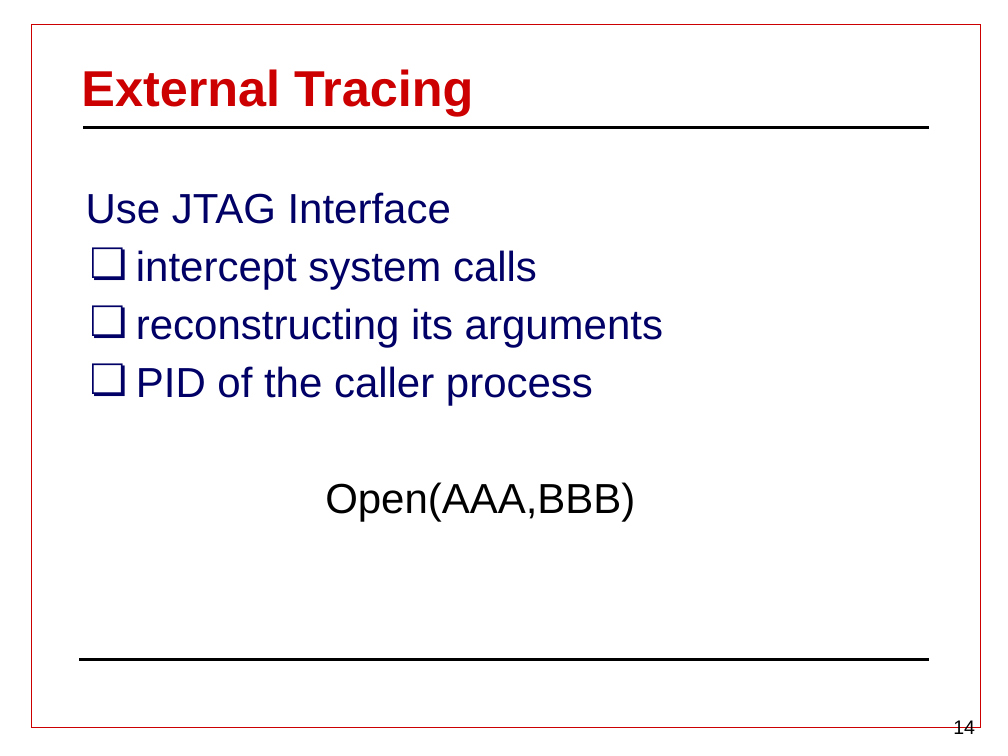
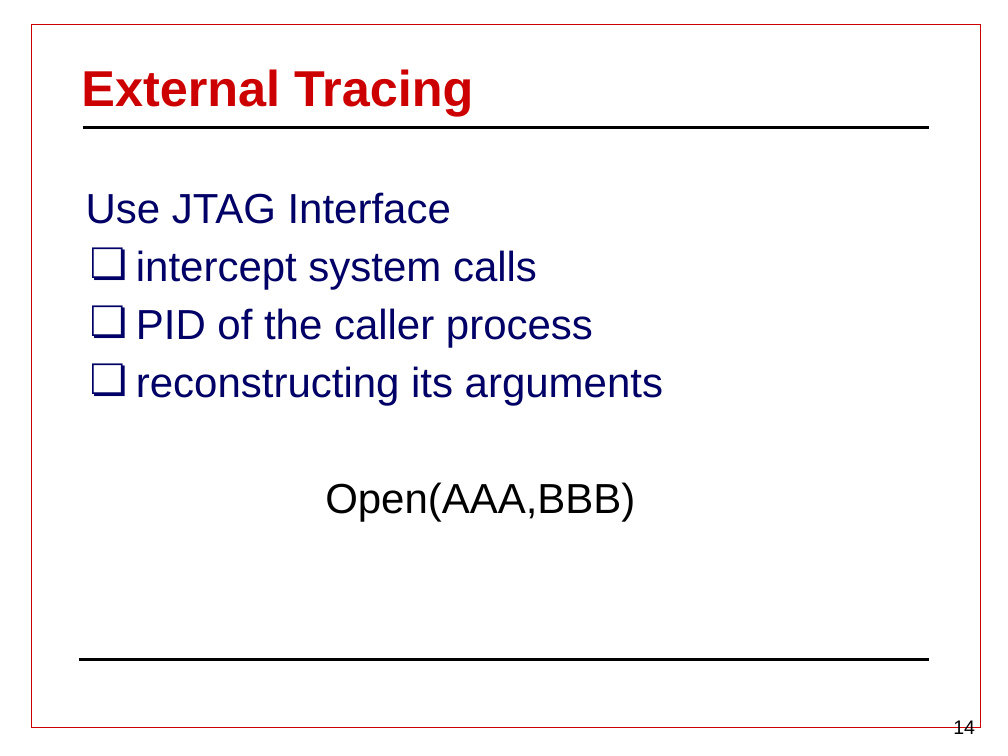
Before and after one commit to nearffxx/infosek2016, a slide deck: slide 14 of PalsitPrev3.pptx. Drawn at 1008x756 pixels with LibreOffice and Linux fonts; fonts in the diff are those of the drawing; background and template pictures are left out. Boxes give left, top, right and bottom in pixels: in the first picture for what was removed or moved away, otherwise in the second. Text is boxed around its words. In the diff, an @@ line names an element or a change of style, - is before the commit and + after.

```diff
--- a/PalsitPrev3.pptx
+++ b/PalsitPrev3.pptx
@@ text at (136,308,593,347): paragraph added @@
+❏ PID of the caller process
@@ text at (136,366,593,405): paragraph removed @@
-❏ PID of the caller process
```
Also in this commit, not shown: 4 other slides changed.
